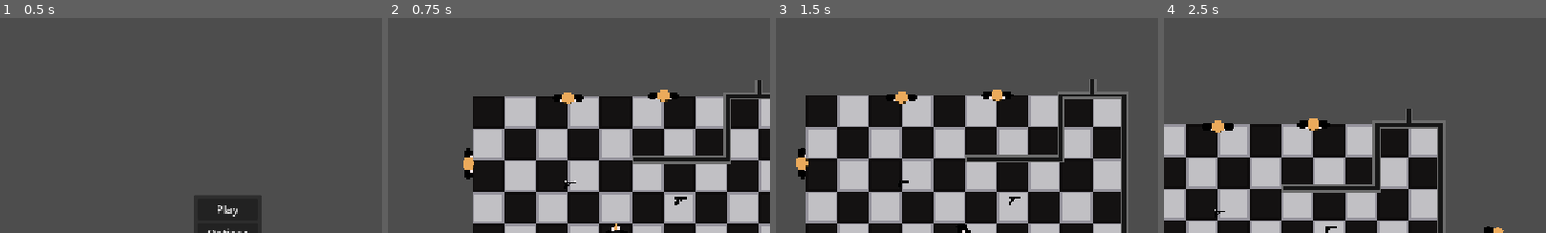
Above: before the commit, frames 1-4 (left to right).
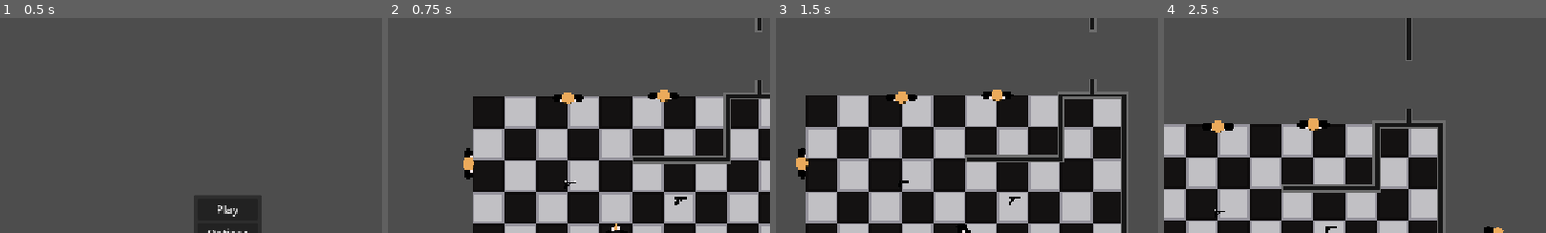
Above: after the commit, the same moments.

Repository: sparkworm/STATE
Game: Godot game, scene res://scenes/game.tscn
The game is run twice, just before and just after one commit, with the same random seed, the same clock (stepped at 60 frames per second) and the same inputs.
Inputs (mouse positions are % of the whole screen's width and height, from its top left):
- Up to frame 1 (0.5 s): no input
- Up to frame 2 (0.75 s): click "Play" at 0.5 s
- Up to frame 3 (1.5 s): tap Enter at 1.25 s; move the mouse to (72, 45) at 1.27 s; press the mouse at (72, 45) at 1.28 s; hold D (move_right) from 1.28 s (still down)
- Up to frame 4 (2.5 s): release D (move_right) at 2 s; release the mouse at (72, 45) at 2 s; drag from (30, 55) to (35, 18) at 2.02 s
The pictures show only the part of the screen within x 20-70%, y 0-50%; the shares and areas given below are measured in that part.

Frame 1 is identical in both runs. In frame 2, 0.1% of the frame differs, in the area x 96-98%, y 0-7%; in frame 3, 0.1%; in frame 4, 0.4%, in the area x 63-65%, y 0-20%.

Commit message:
Added test 'doorway' to test level

Diff:
--- a/project_time.json
+++ b/project_time.json
@@ -1,14 +1,14 @@
 {
-  "2D": 13402.0,
+  "2D": 13499.0,
   "3D": 0.0,
   "ASSETLIB": 28.0,
-  "GAME": 15897.0,
-  "SCRIPT": 74447.0,
-  "current_screen": "Script",
-  "external_time": 31609.0,
+  "GAME": 15943.0,
+  "SCRIPT": 74465.0,
+  "current_screen": "2D",
+  "external_time": 31740.0,
   "idle_time": 217.0,
   "idle_time_out": 5.0,
-  "project_time": 103792.0,
+  "project_time": 103953.0,
   "rest_time_enabled": false,
   "rest_time_value": 15.0
 }
--- a/scenes/levels/test_level.tscn
+++ b/scenes/levels/test_level.tscn
@@ -7,8 +7,8 @@
 [ext_resource type="PackedScene" uid="uid://cjkq64ugh8t4k" path="res://scenes/characters/guard_01.tscn" id="5_48ne7"]
 
 [sub_resource type="NavigationPolygon" id="NavigationPolygon_48ne7"]
-vertices = PackedVector2Array(-30, 100, 271, 146, -231, 146, -68, 100, 76, 66, 100, 66, -30, 76, 271, -187, 100, -84, 84, -84, 84, -90, 60, -90, 60, -84, 44, -84, 44, -52, -2, -52, -231, -187, 68, -28, 68, -60, 76, -60, -44, 76, -44, 60, -2, -28, -60, 60, -60, 28, -114, 52, -84, 52, -84, 84, -68, 84, -114, 28)
-polygons = Array[PackedInt32Array]([PackedInt32Array(0, 1, 2, 3), PackedInt32Array(4, 5, 1, 0, 6), PackedInt32Array(7, 1, 5, 8), PackedInt32Array(8, 9, 10, 7), PackedInt32Array(11, 12, 13), PackedInt32Array(13, 14, 15, 16), PackedInt32Array(17, 18, 19, 4), PackedInt32Array(6, 20, 21, 22, 17, 4), PackedInt32Array(21, 23, 24, 22), PackedInt32Array(25, 26, 27, 2), PackedInt32Array(27, 28, 3, 2), PackedInt32Array(25, 2, 16, 29), PackedInt32Array(22, 24, 29, 16, 15), PackedInt32Array(13, 16, 7, 11), PackedInt32Array(10, 11, 7)])
+vertices = PackedVector2Array(-30, 100, 271, 146, -231, 146, -68, 100, 76, 66, 100, 66, -30, 76, 271, -187, 100, -84, 98, -140, 98, -164, -231, -187, 60, -164, -114, 28, 84, -84, 84, -90, 60, -90, 60, -84, 44, -84, 44, -52, -2, -52, 68, -28, 68, -60, 76, -60, -44, 76, -44, 60, -2, -28, -60, 60, -60, 28, -114, 52, -84, 52, -84, 84, -68, 84, 84, -94, 84, -140, 60, -94)
+polygons = Array[PackedInt32Array]([PackedInt32Array(0, 1, 2, 3), PackedInt32Array(4, 5, 1, 0, 6), PackedInt32Array(7, 1, 5, 8), PackedInt32Array(7, 8, 9, 10), PackedInt32Array(11, 7, 10, 12), PackedInt32Array(2, 11, 12, 13), PackedInt32Array(9, 8, 14, 15), PackedInt32Array(16, 17, 18), PackedInt32Array(18, 19, 20), PackedInt32Array(21, 22, 23, 4), PackedInt32Array(6, 24, 25, 26, 21, 4), PackedInt32Array(26, 25, 27, 28, 20), PackedInt32Array(29, 30, 31, 2), PackedInt32Array(31, 32, 3, 2), PackedInt32Array(33, 34, 9), PackedInt32Array(33, 9, 15), PackedInt32Array(33, 15, 16, 35), PackedInt32Array(35, 16, 18), PackedInt32Array(12, 35, 18), PackedInt32Array(13, 29, 2), PackedInt32Array(28, 13, 12, 20), PackedInt32Array(12, 18, 20)])
 outlines = Array[PackedVector2Array]([PackedVector2Array(-241, -197, -241, 156, 281, 156, 281, -197)])
 
 [node name="TestLevel" instance=ExtResource("1_jbqir")]
@@ -21,7 +21,7 @@
 navigation_polygon = SubResource("NavigationPolygon_48ne7")
 
 [node name="WallTiles" parent="NavigationRegion2D" index="0"]
-tile_map_data = PackedByteArray("AAAAAP3/AAAOAAUAAAABAP3/AAA …(320 unchanged characters)… OAAYAAAD6/wIAAAAOAAAAAAD5/wIAAAAOAAUAAAA=")
+tile_map_data = PackedByteArray("AAAAAP3/AAAOAAUAAAABAP3/AAA …(320 unchanged characters)… OAAYAAAD6/wIAAAAOAAAAAAD5/wIAAAAOAAUAAAAEAPn/AAANAAUAAAAEAPj/AAANAAAAAAAEAPf/AAANAAAAAAAEAPb/AAANAAEAAAAFAPb/AAAOAAYAAAA=")
 
 [node name="BloodLayer2" type="Node2D" parent="Decals" index="0"]
 visible = false
